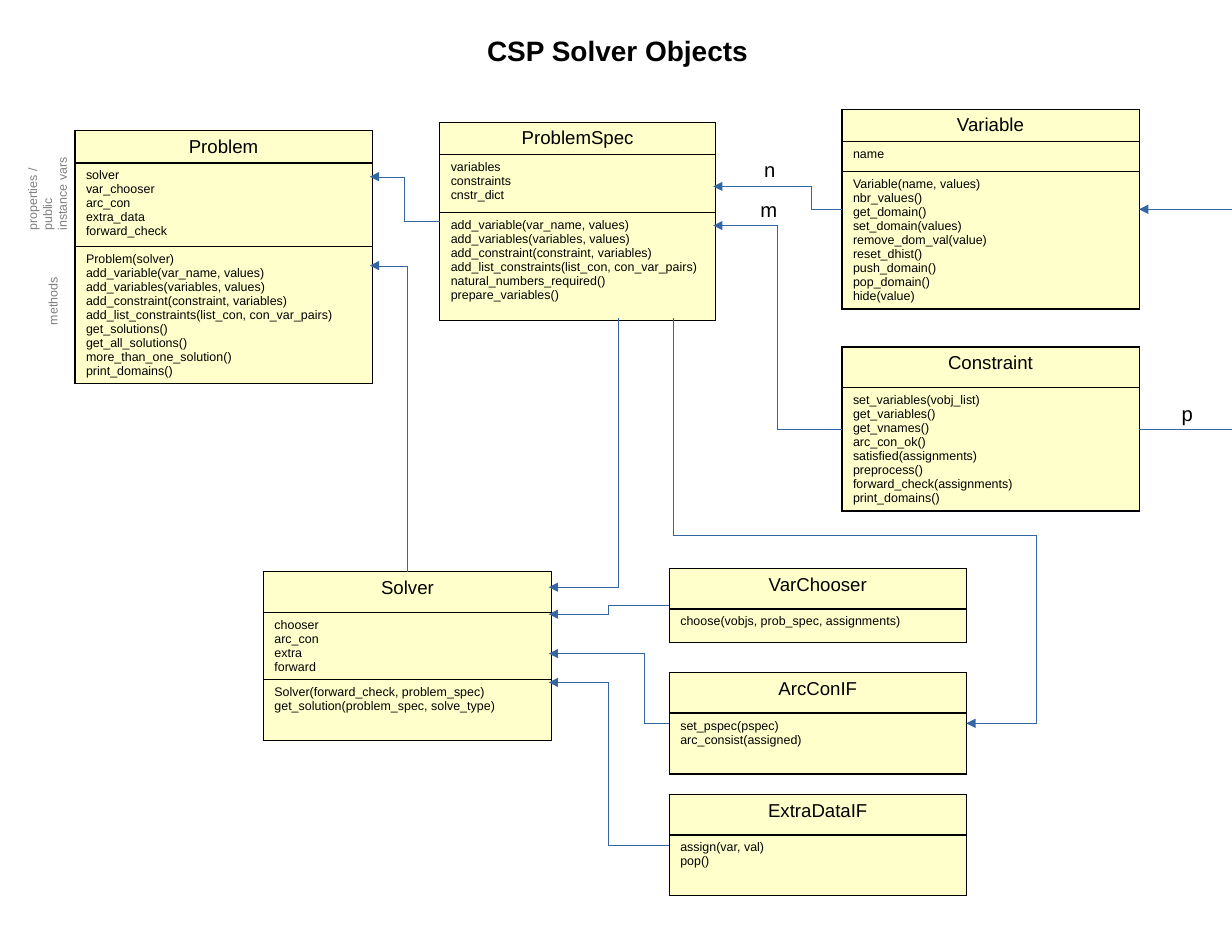
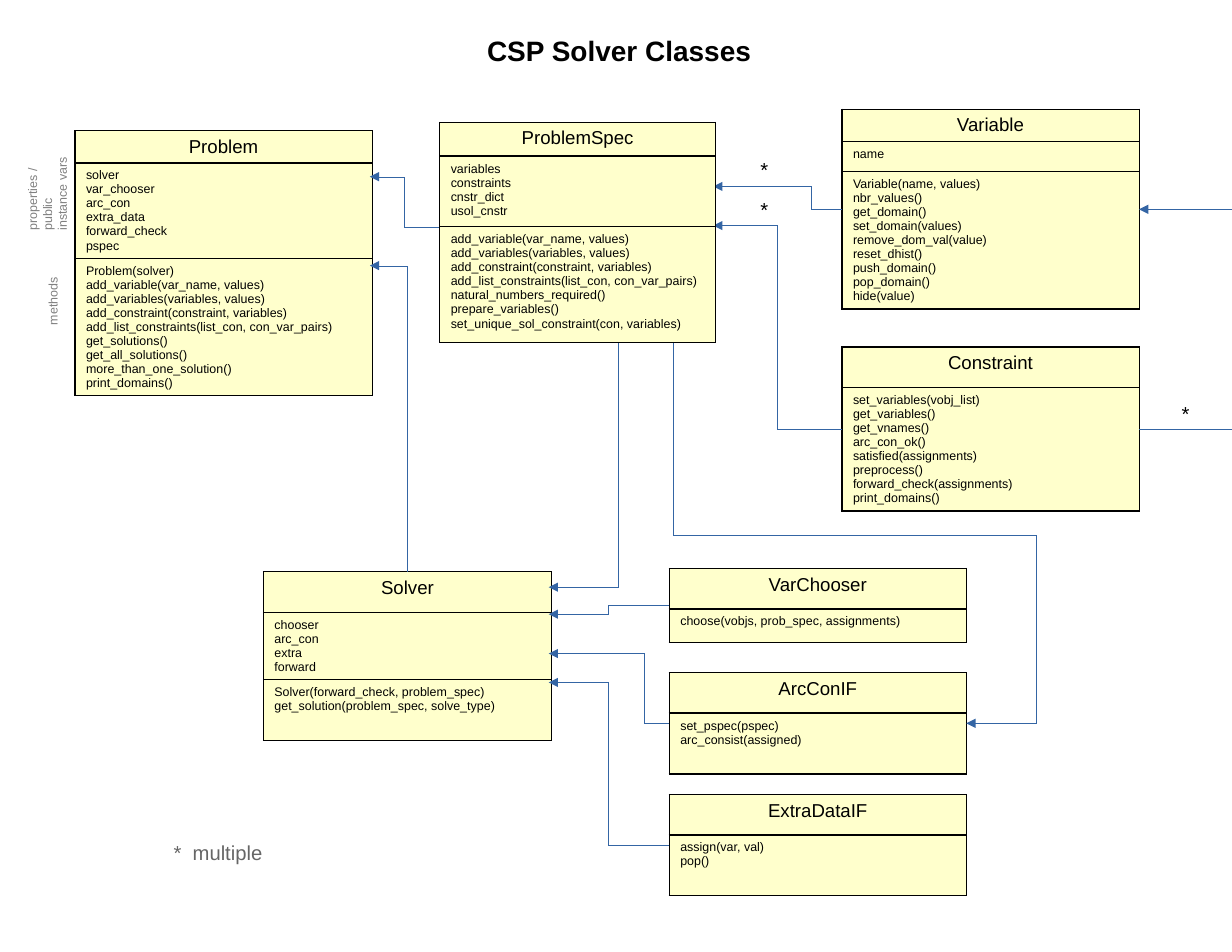
Before and after one commit to StoneShark/CSPSolver, a slide deck: slide 1 of docs/CSPClasses.odp. Drawn at 1232x952 pixels with LibreOffice and Linux fonts; fonts in the diff are those of the drawing. Boxes give left, top, right and bottom in pixels: in the first picture for what was removed or moved away, otherwise in the second. Text is boxed around its words. In the diff, an @@ line names an element or a change of style, - is before the commit and + after.

Commit message:
Update class drawings.

```diff
--- a/docs/CSPClasses.odp
+++ b/docs/CSPClasses.odp
@@ text at (487, 40, 751, 62): text changed @@
-CSP Solver Objects
+CSP Solver Classes
@@ table at (75, 131, 372, 396) @@
-row 2, column 1: solver / var_chooser / arc_con / extra_data / forward_check
+row 2, column 1: solver / var_chooser / arc_con / extra_data / forward_check / pspec
@@ table at (440, 122, 716, 335) @@
-row 2, column 1: variables / constraints / cnstr_dict
+row 2, column 1: variables / constraints / cnstr_dict / usol_cnstr
-row 3, column 1: add_variable(var_name, values) / add_variables(variables, values) / add_constraint(constraint, variables) / add_list_constraints(list_con, con_var_pairs) / natural_numbers_required() / prepare_variables()
+row 3, column 1: add_variable(var_name, values) / add_variables(variables, values) / add_constraint(constraint, variables) / add_list_constraints(list_con, con_var_pairs) / natural_numbers_required() / prepare_variables() / set_unique_sol_constraint(con, variables)
@@ elbow arrow moved from (370, 177) - (440, 222) to (370, 177) - (440, 227) @@
@@ text added at (749, 152, 783, 186), 13 pt, text #000000 @@
+*
@@ text removed at (764, 166, 775, 177) @@
-n
@@ text added at (749, 192, 788, 225), 13 pt, text #000000 @@
+*
@@ text removed at (760, 206, 777, 217) @@
-m
@@ text added at (1170, 395, 1204, 429), 13 pt, text #000000 @@
+*
@@ text removed at (1182, 410, 1193, 426) @@
-p
@@ text added at (193, 845, 263, 864), 13 pt, text #666666 @@
+* multiple
```
Also in this commit, not shown: 1 slide added, 1 other file.
